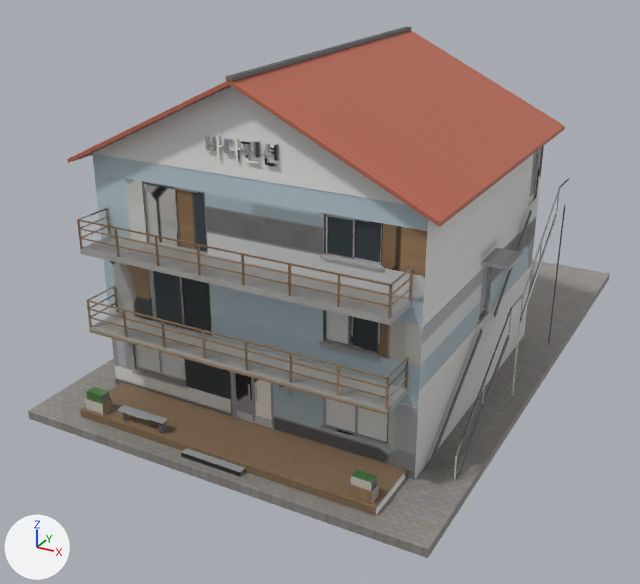
Before and after pictures for a commit that changed the FBX model cs2_ilsan/CS2Assets/IlsanPension01/IlsanPension01_LOD1.fbx.
Both versions are drawn from a 50 mm lens placed at (15.14, -31.56, 17.23), pointed at (-0.96, -2.29, 2.6). Every picture has the same lights, and +X, +Y and +Z are marked at lower left. The picture after the commit comes second. Where no turn or scale is listed for an object, it has been applied to the vertices.

In view in the first picture: 'IlsanPension01_LOD1'.
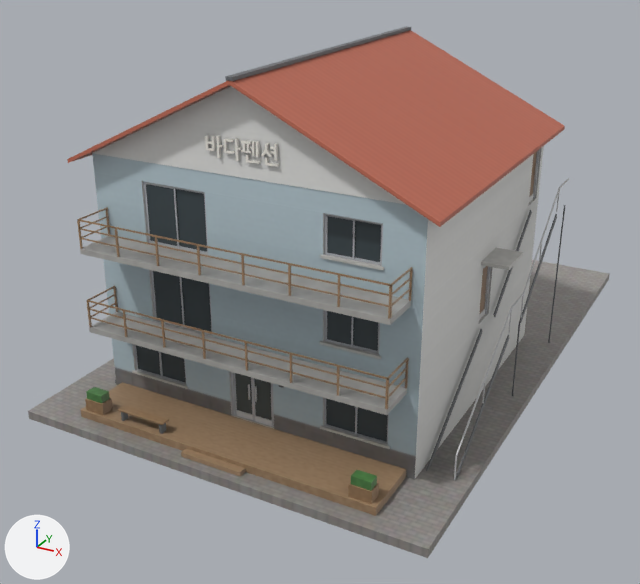
Edits to the bpy script that builds the scene:
```text
Change me_ilsanpension01_lod1:
    used by ob_ilsanpension01_lod1; location = (0.0, 0.0, 0.0)
    remove me_ilsanpension01_lod1.from_pydata(...)  # 3067 vertices, 4959 faces; spans x -7.9..7.9, y -11.9..11.9, z -0.3..12.5
    add me_ilsanpension01_lod1.from_pydata(...)  # 3227 vertices, 5199 faces; spans x -7.9..7.9, y -11.9..11.9, z -0.3..12.5
    me_ilsanpension01_lod1 part 1: 25 vertices moved within x -0.4..1.1, y -9.1..-9.0, z 9.9..10.5; 160 vertices added at x -1.3..1.3, y -9.1..-9.0, z 9.9..10.5
    me_ilsanpension01_lod1 part 2: 4109 kept faces spanning x -6.8..7.4, y -11.6..4.0, z -0.2..12.5 get new texture (UV) coordinates
```

Pixel boxes [x1, y1, x2, y2] of what changed, in the pictures (640 x 584 px):
part 1 of me_ilsanpension01_lod1, reshaped
    before: [229, 141, 274, 164]
    after: [205, 135, 279, 167]
part 2 of me_ilsanpension01_lod1, surface changed
    both: [77, 27, 569, 516]
